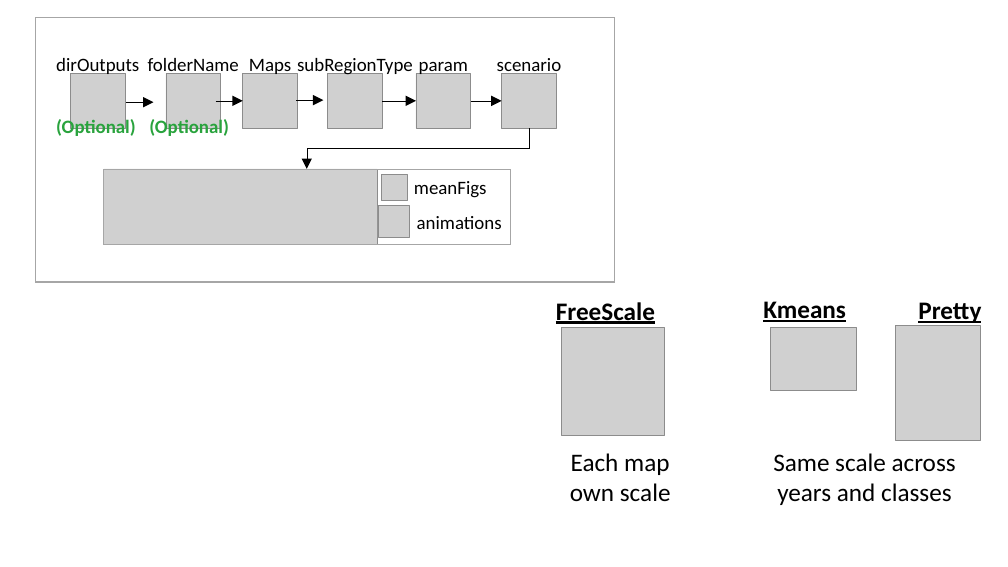
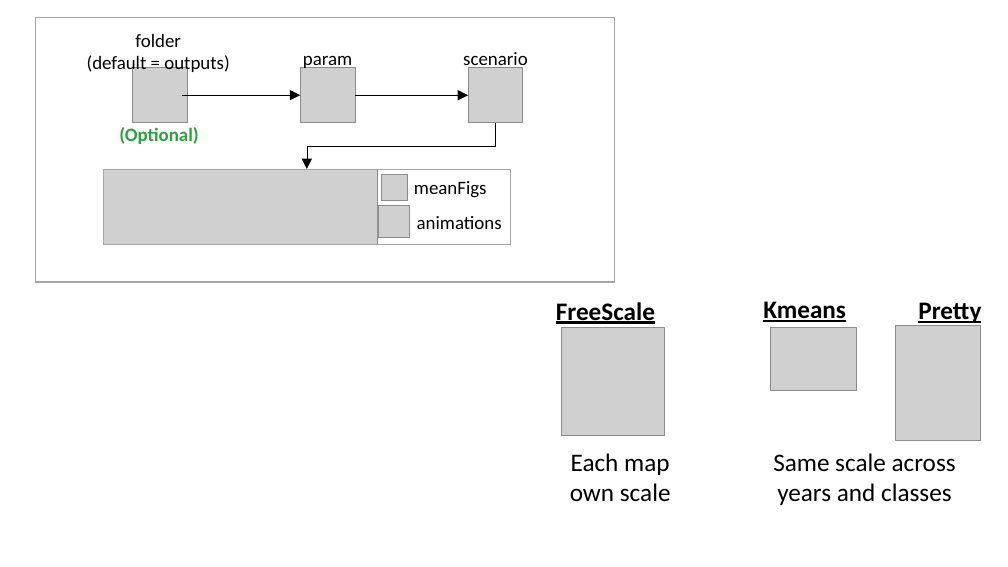
Before and after one commit to JGCRI/rmap, a slide deck: slide 8 of vignettes/vignetteFigs/00vignetteFigs.pptx. Drawn at 1008x567 pixels with LibreOffice and Linux fonts; fonts in the diff are those of the drawing; grey boxes stand for pictures. Boxes give left, top, right and bottom in pixels: in the first picture for what was removed or moved away, otherwise in the second. Text is boxed around its words. In the diff, an @@ line names an element or a change of style, - is before the commit and + after.

```diff
--- a/vignettes/vignetteFigs/00vignetteFigs.pptx
+++ b/vignettes/vignetteFigs/00vignetteFigs.pptx
@@ text removed at (56, 58, 139, 76) @@
-dirOutputs
@@ text at (87, 34, 229, 75): text changed @@
-folderName
+folder
+(default = outputs)
@@ text "param": place and size @@
-text "param" at (419, 62, 468, 76)
+text "param" at (303, 56, 352, 70)
@@ text removed at (249, 59, 291, 76) @@
-Maps
@@ text removed at (297, 58, 413, 76) @@
-subRegionType
@@ 2 pictures, 1 text: place and size @@
-2 pictures, 1 text at (166, 58, 562, 128)
+2 pictures, 1 text at (132, 52, 528, 123)
@@ picture removed at (70, 73, 125, 128) @@
@@ picture removed at (243, 73, 297, 128) @@
@@ picture: place and size @@
-picture at (416, 73, 470, 128)
+picture at (300, 68, 355, 123)
@@ picture removed at (327, 73, 382, 128) @@
@@ text removed at (56, 118, 136, 139) @@
-(Optional)
@@ text "(Optional)" rewrapped from (149, 118, 229, 139) to (119, 127, 199, 144) @@
@@ arrow removed from (126, 102) to (154, 102) @@
@@ arrow moved from (216, 101) - (243, 101) to (182, 95) - (300, 95) @@
@@ arrow removed from (296, 100) to (324, 100) @@
@@ arrow moved from (471, 101) - (502, 101) to (355, 95) - (468, 95) @@
@@ arrow removed from (383, 101) to (416, 101) @@
@@ elbow arrow moved from (529, 129) - (307, 169) to (495, 123) - (307, 169) @@
```
Also in this commit, not shown: 8 other files.
